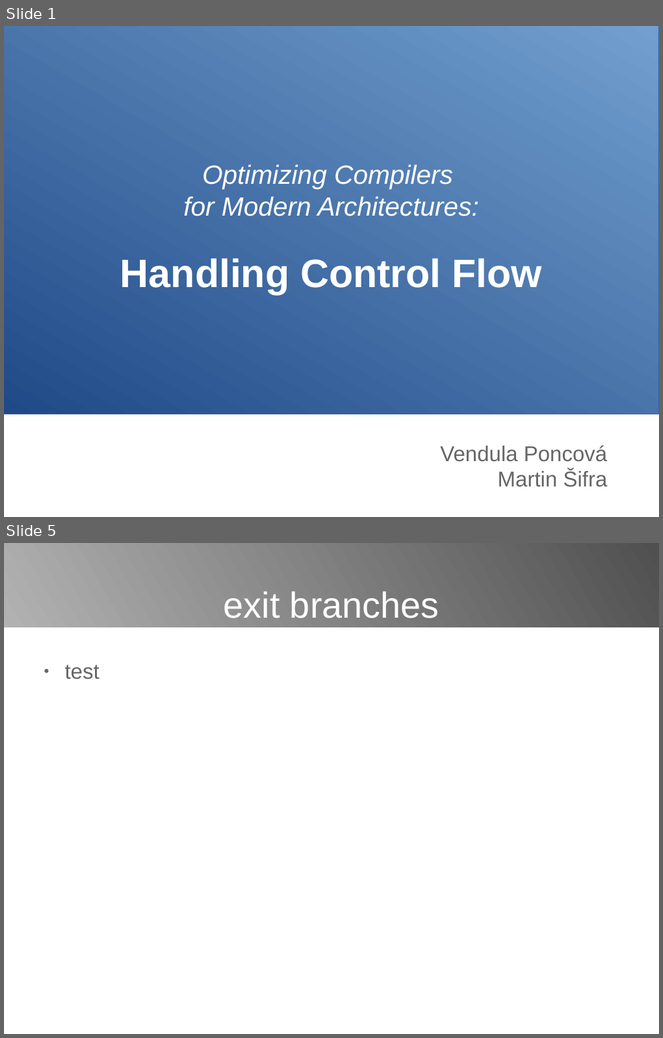
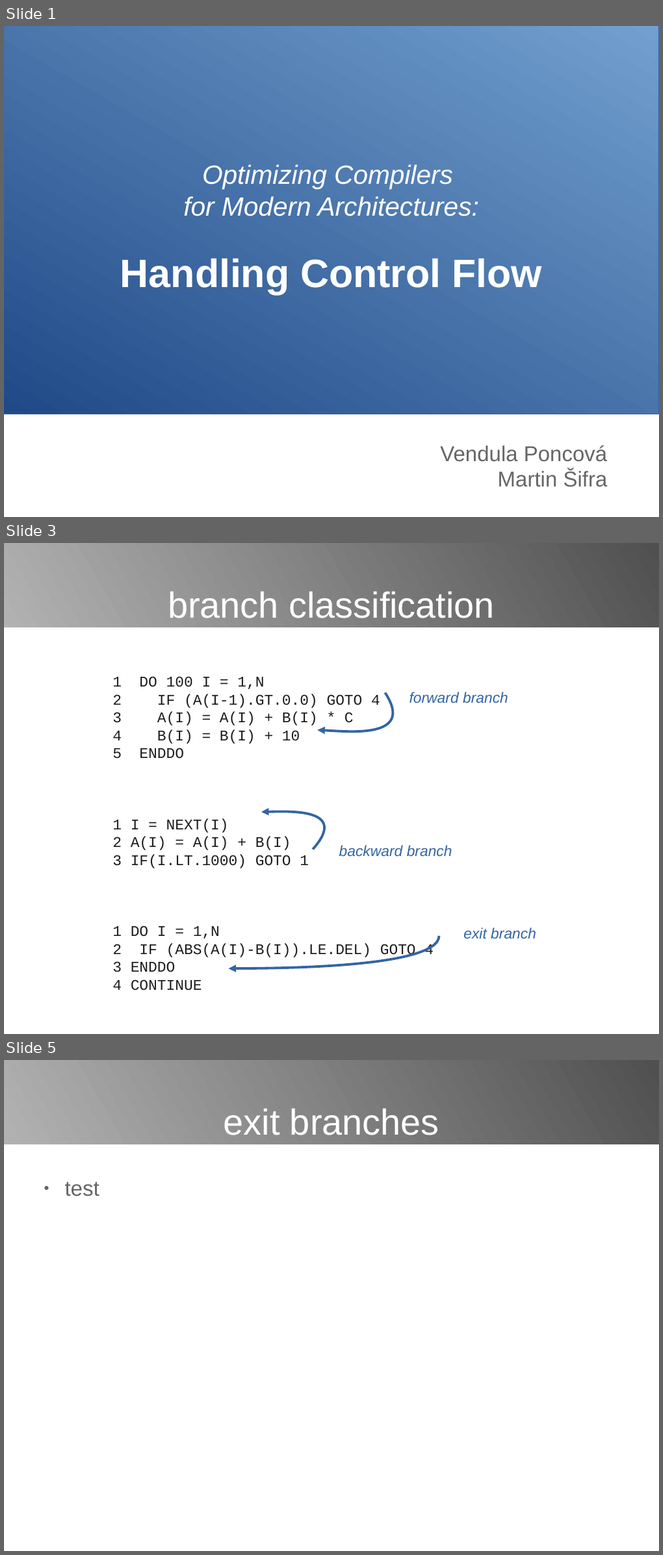
Before and after one commit to poncovka/vype-compiler, a slide deck: presentation/presentation.odp. Shown one above the other, each under a label of ours: slides 1 and 5 before the commit, slides 1, 3 and 5 after it; the slides between them are not shown. The pictures are 663x1038 and 663x1555 pixels, drawn with LibreOffice and Linux fonts; fonts in the diff are those of the drawing. Boxes give left, top, right and bottom in pixels: in the first picture for what was removed or moved away, otherwise in the second. Text is boxed around its words. In the diff, an @@ line names an element or a change of style, - is before the commit and + after.

```diff
--- a/presentation/presentation.odp
+++ b/presentation/presentation.odp
@@ slide 3 added at [4,543,659,1034], background #FFFFFF @@
@@ rectangle added at [4,543,659,627], fill gradient #4C4C4C to #B3B3B3 @@
@@ title added at [168,591,495,618], 44 pt, text #FFFFFF @@
+branch classification
@@ text added at [113,676,434,991], 18 pt, text #1C1C1C @@
+1 DO 100 I = 1,N
+2 IF (A(I-1).GT.0.0) GOTO 4
+3 A(I) = A(I) + B(I) * C
+4 B(I) = B(I) + 10
+5 ENDDO
+1 I = NEXT(I)
+2 A(I) = A(I) + B(I)
+3 IF(I.LT.1000) GOTO 1
+1 DO I = 1,N
+2 IF (ABS(A(I)-B(I)).LE.DEL) GOTO 4
+3 ENDDO
+4 CONTINUE
@@ freeform shape added at [318,693,392,731], outline #3465A4 3 pt @@
@@ text added at [410,692,508,704], 18 pt, text #3465A4, italic @@
+forward branch
@@ freeform shape added at [261,811,322,849], outline #3465A4 3 pt @@
@@ text added at [339,845,452,856], 18 pt, text #3465A4, italic @@
+backward branch
@@ text added at [464,928,536,939], 18 pt, text #3465A4, italic @@
+exit branch
@@ freeform shape added at [229,936,440,969], outline #3465A4 3 pt @@
```
Also in this commit, not shown: 2 slides changed, 1 slide removed.
